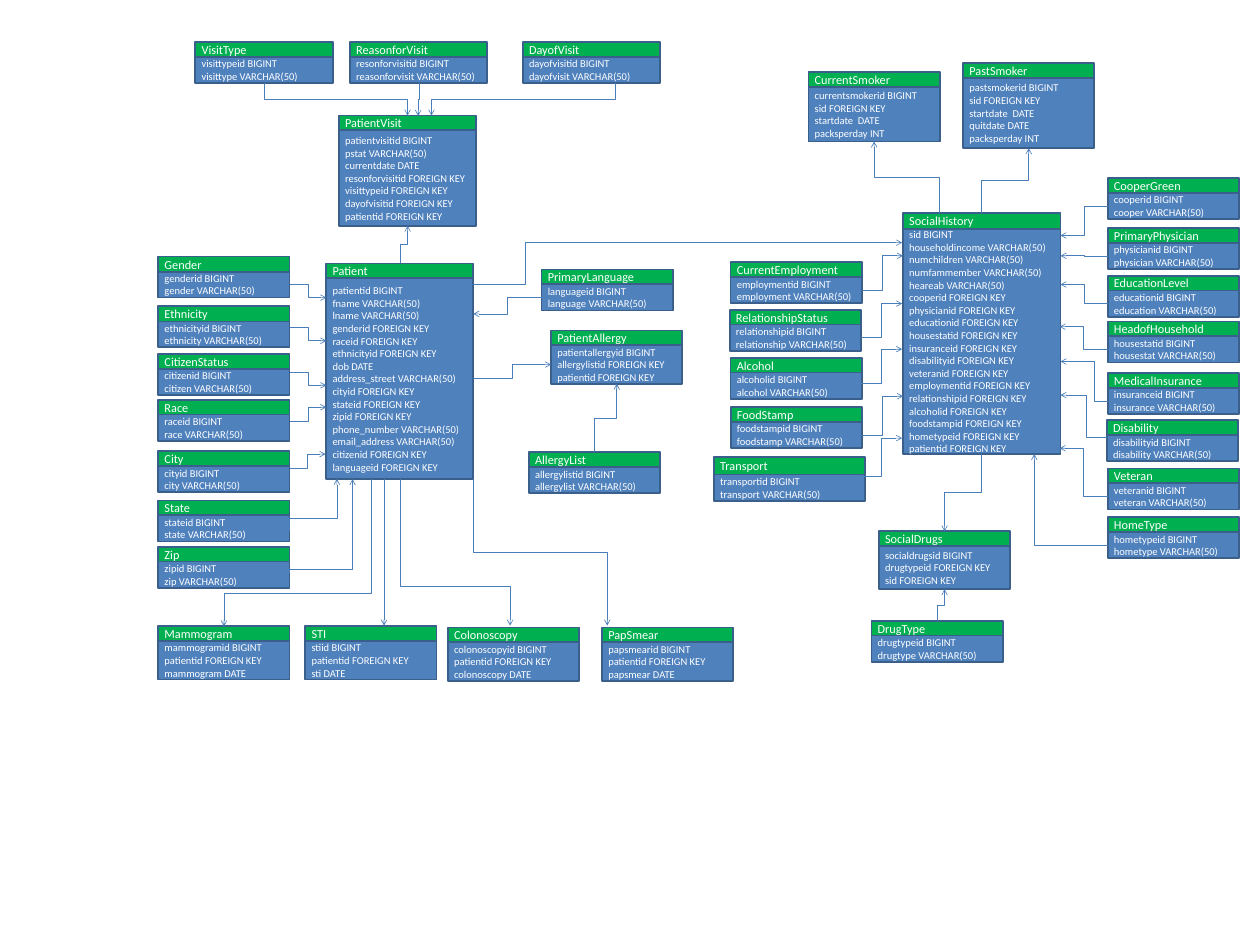
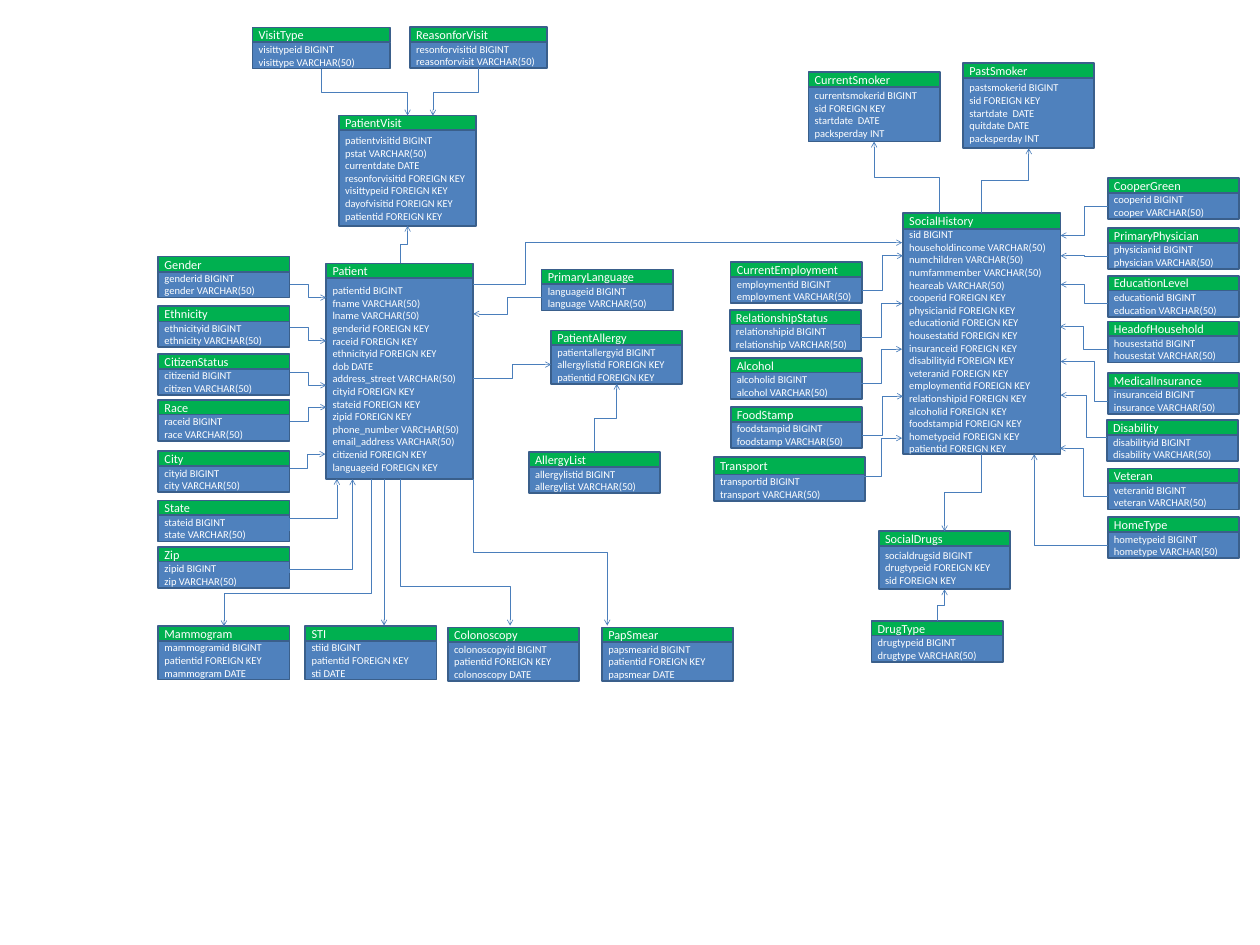
Before and after one commit to brando242/eab-data, a slide deck: slide 1 of Database.pptx. Drawn at 1260x945 pixels with LibreOffice and Linux fonts; fonts in the diff are those of the drawing. Boxes give left, top, right and bottom in pixels: in the first picture for what was removed or moved away, otherwise in the second. Text is boxed around its words. In the diff, an @@ line names an element or a change of style, - is before the commit and + after.

```diff
--- a/Database.pptx
+++ b/Database.pptx
@@ 4 rectangles: place and size @@
-4 rectangles at box(195, 42, 487, 83)
+4 rectangles at box(253, 27, 547, 69)
@@ rectangle removed at box(523, 57, 660, 83) @@
-dayofvisitid BIGINT
-dayofvisit VARCHAR(50)
@@ rectangle removed at box(523, 42, 660, 57) @@
-DayofVisit
@@ elbow arrow moved from (264, 83) - (408, 115) to (321, 69) - (408, 115) @@
@@ elbow arrow removed from (616, 83) to (432, 115) @@
@@ elbow arrow moved from (419, 83) - (418, 116) to (479, 69) - (433, 116) @@
```
Also in this commit, not shown: 4 other files.
